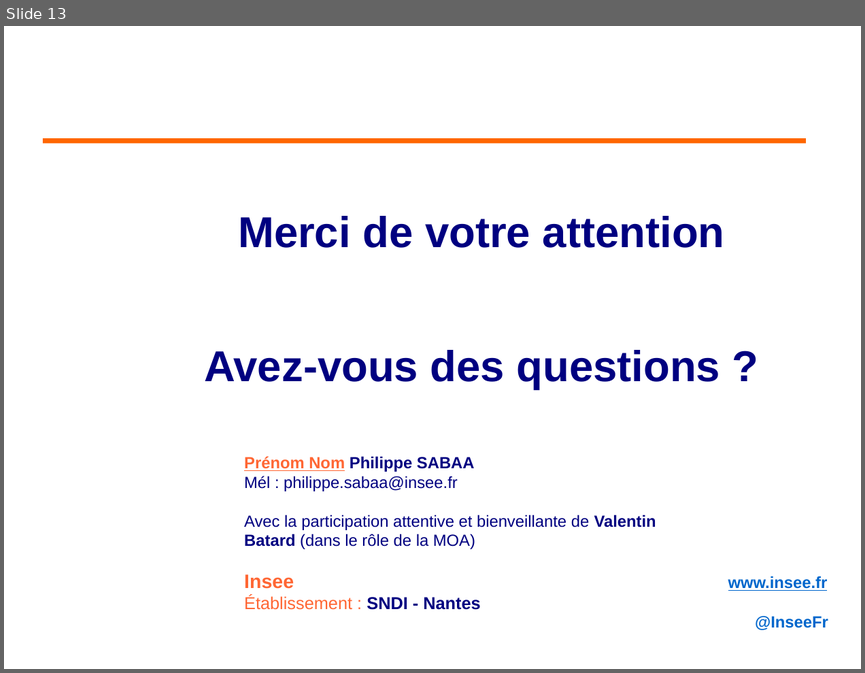
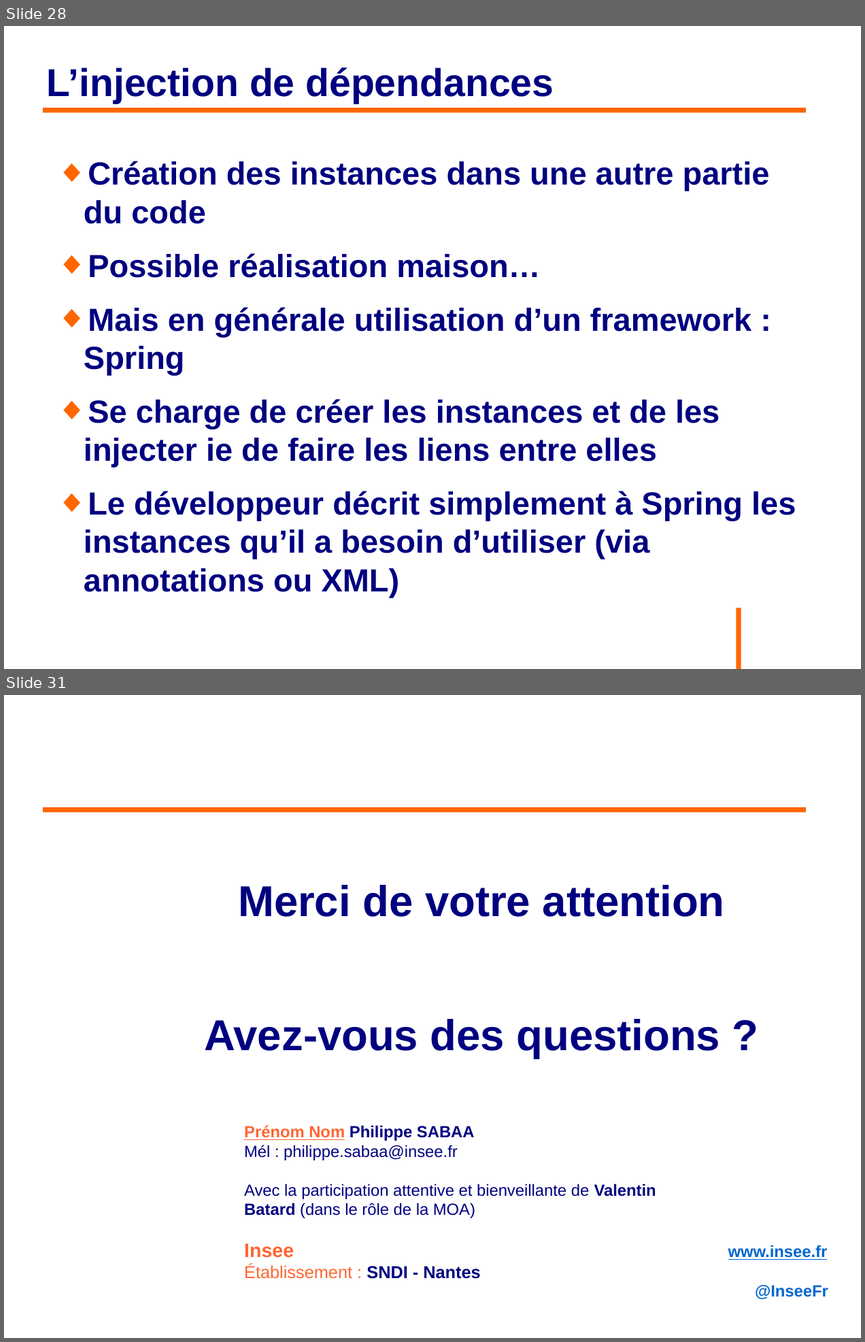
Before and after one commit to philphils/formation-spring, a slide deck: Documentation/diapo_formation_spring.odp. Shown one above the other, each under a label of ours: slide 13 before the commit, slides 28 and 31 after it; the slides between them are not shown. The pictures are 865x673 and 865x1342 pixels, drawn with LibreOffice and Linux fonts; fonts in the diff are those of the drawing; background and template pictures are left out. Boxes give left, top, right and bottom in pixels: in the first picture for what was removed or moved away, otherwise in the second. Text is boxed around its words. In the diff, an @@ line names an element or a change of style, - is before the commit and + after.

Commit message:
Avancement diapo partie 1

```diff
--- a/Documentation/diapo_formation_spring.odp
+++ b/Documentation/diapo_formation_spring.odp
@@ slide 28 added at (x1=4, y1=26, x2=861, y2=669), background #FFFFFF @@
@@ title added at (x1=47, y1=67, x2=553, y2=104), 36 pt, text #000080, bold @@
+L’injection de dépendances
@@ line added from (43, 110) to (806, 110), #FF6600 4.54 pt @@
@@ text added at (x1=84, y1=161, x2=796, y2=597), 29.6 pt, text #000080, bold @@
+◆ Création des instances dans une autre partie du code
+◆ Possible réalisation maison…
+◆ Mais en générale utilisation d’un framework : Spring
+◆ Se charge de créer les instances et de les injecter ie de faire les liens entre elles
+◆ Le développeur décrit simplement à Spring les instances qu’il a besoin d’utiliser (via annotations ou XML)
@@ line added from (738, 607) to (738, 669), #FF6600 4.54 pt @@
@@ what was slide 13 is now slide 31 @@
```
Also in this commit, not shown: 3 slides changed, 17 other slides added.
